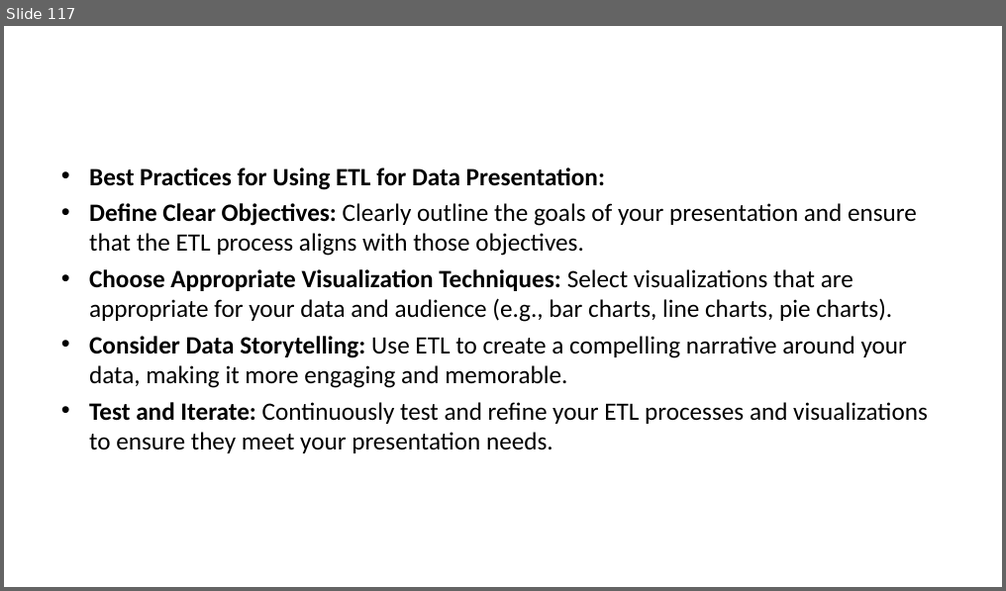
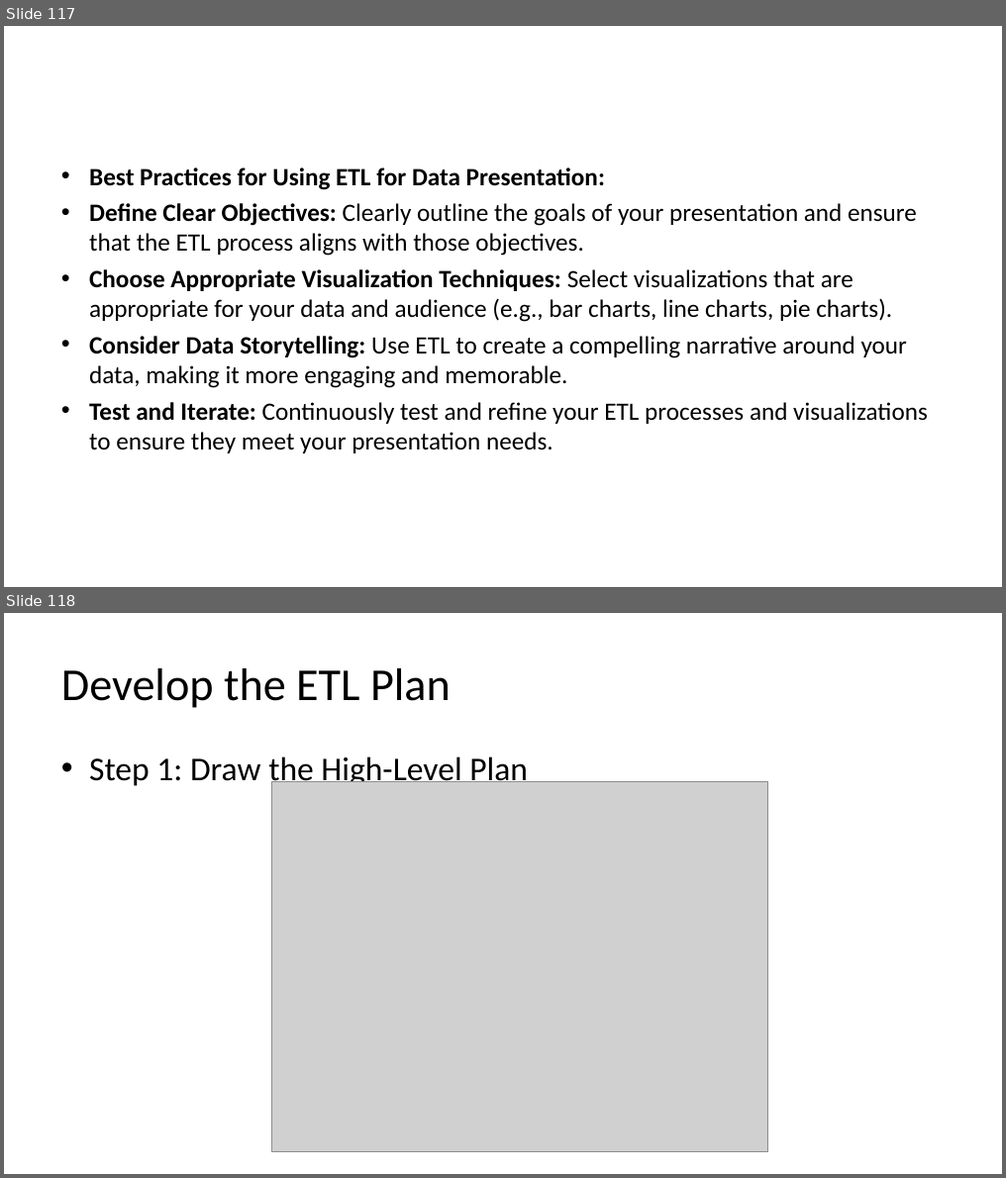
Before and after one commit to satishdkt/BTech-2024-25-Batch-Data-Warehouse-BI, a slide deck: PPT/ch-4-Introducing ETL.ppt. Shown one above the other, each under a label of ours: slide 117 before the commit, slides 117 and 118 after it. The pictures are 1006x591 and 1006x1178 pixels, drawn with LibreOffice and Linux fonts; fonts in the diff are those of the drawing; grey boxes stand for pictures. Boxes give left, top, right and bottom in pixels: in the first picture for what was removed or moved away, otherwise in the second. Text is boxed around its words. In the diff, an @@ line names an element or a change of style, - is before the commit and + after.

```diff
--- a/PPT/ch-4-Introducing ETL.ppt
+++ b/PPT/ch-4-Introducing ETL.ppt
@@ slide 118 added at (4,613,1002,1174), background #FFFFFF @@
@@ title added at (61,668,450,708), 44 pt, text #000000 @@
+Develop the ETL Plan
@@ text added at (89,757,528,789), 32 pt, text #000000 @@
+• Step 1: Draw the High-Level Plan
@@ picture added at (272,781,767,1153) @@
```
Also in this commit, not shown: 6 other slides added, 1 other file.
